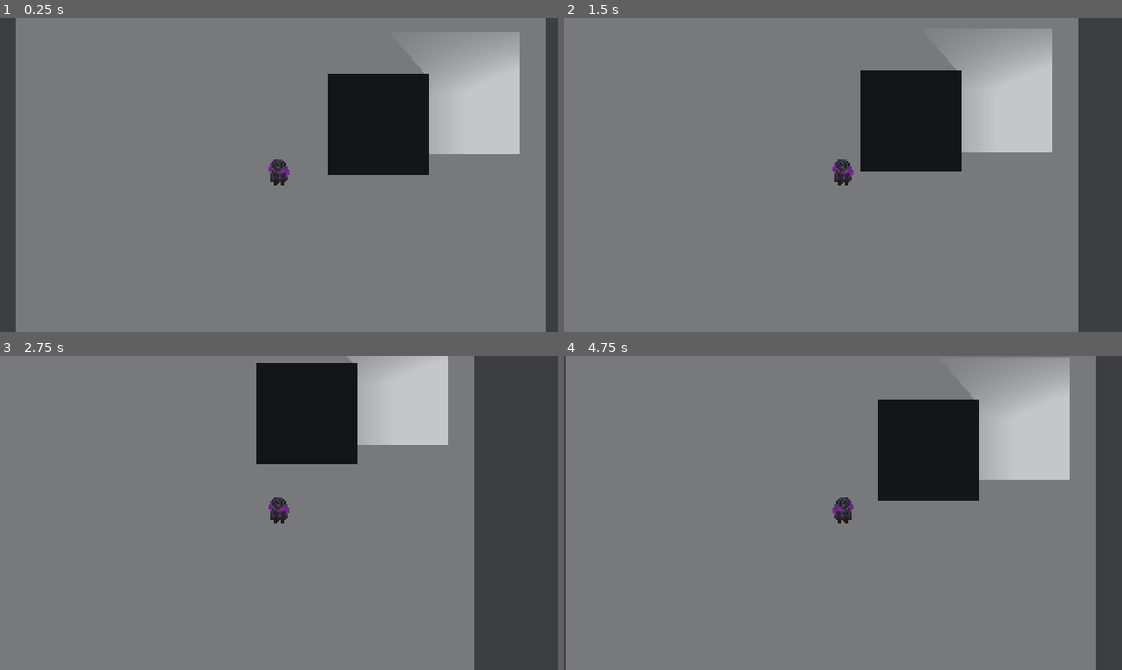
Above: before the commit, frames 1-4 (two rows, left to right).
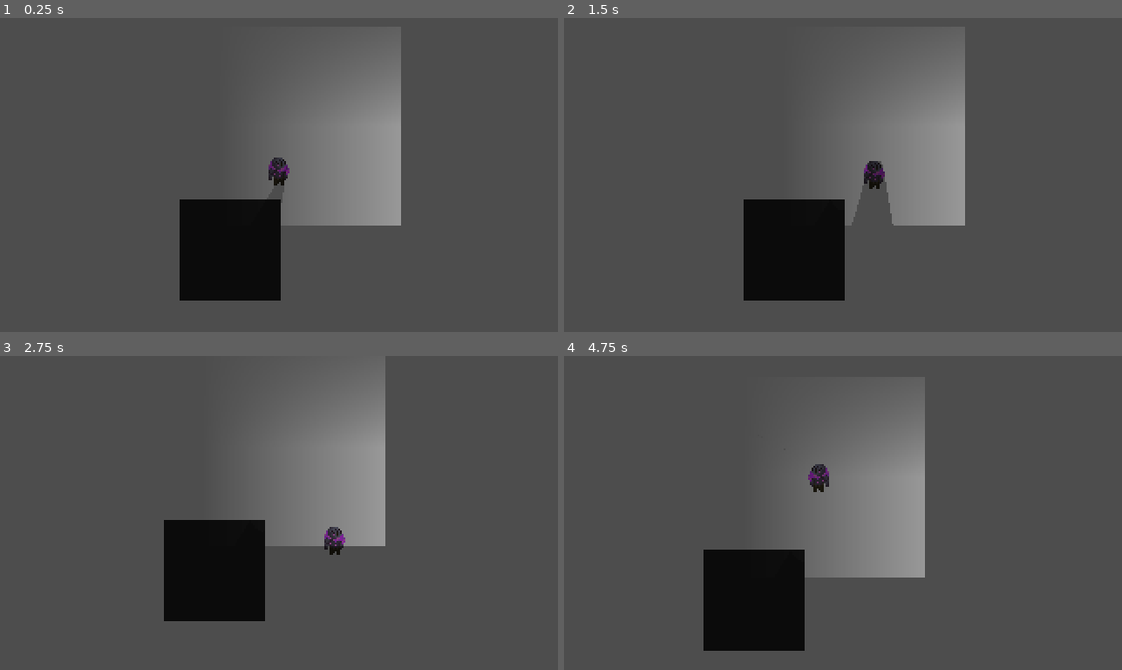
Above: after the commit, the same moments.

Repository: SimchadeLange/GamepieGamejam
Game: Godot game, scene res://scenes/main.tscn
Two runs of this game, one before a commit and one after it. Both use one fixed random seed, a clock stepped at 60 frames per second and the inputs below.
Inputs:
- Up to frame 1 (0.25 s): no input
- Up to frame 2 (1.5 s): tap Enter (ui_accept) at 0.5, 0.77 s; hold Right (move_right) 0.53-1.28 s; hold Down (move_down) from 1.28 s (still down)
- Up to frame 3 (2.75 s): tap Enter (ui_accept) at 1.52 s; release Down (move_down) at 2.03 s; hold Right (move_right) from 2.03 s (still down)
- Up to frame 4 (4.75 s): release Right (move_right) at 2.78 s; hold Up (move_up) 2.78-3.53 s; tap Enter (ui_accept) at 3.02, 3.77, 4.52 s; hold Left (move_left) from 3.53 s (still down)

The runs differ from the first frame. In frame 1, 89% of the frame differs, in the area x 2-98%, y 0-100%; in frame 2, 89%; in frame 3, 80%; in frame 4, 88%.
Error before the commit: Parse Error: Expected variable name after "var". (res://scripts/player/player_health.gd:3)

Commit message:
made better components for health and hitbox, made ilde animation for player, playing with light right now

Diff:
--- a/game_jam_00/project.godot
+++ b/game_jam_00/project.godot
@@ -21,8 +21,6 @@
 window/size/viewport_height=180
 window/size/resizable=false
 window/stretch/mode="viewport"
-window/stretch/aspect="keep_width"
-window/stretch/scale_mode="integer"
 
 [input]
 
@@ -51,6 +49,14 @@
 ]
 }
 
+[layer_names]
+
+2d_physics/layer_1="world"
+2d_physics/layer_2="player"
+2d_physics/layer_3="player_attack"
+2d_physics/layer_4="enemy"
+2d_physics/layer_5="enemy_attack"
+
 [physics]
 
 3d/physics_engine="Jolt Physics"
--- a/game_jam_00/scenes/building_00.tscn
+++ b/game_jam_00/scenes/building_00.tscn
@@ -7,6 +7,7 @@
 polygon = PackedVector2Array(-29, -29, 29, -29, 29, -29, 29, 29, -29, 29)
 
 [node name="Building_00" type="StaticBody2D" unique_id=782825066]
+collision_mask = 0
 
 [node name="ColorRect" type="ColorRect" parent="." unique_id=1005857304]
 offset_left = -29.0
--- a/game_jam_00/scenes/main.tscn
+++ b/game_jam_00/scenes/main.tscn
@@ -10,10 +10,6 @@
 
 [node name="Main" type="Node2D" unique_id=1317248791]
 
-[node name="Player" parent="." unique_id=291136771 instance=ExtResource("1_o5qli")]
-
-[node name="Camera2D" type="Camera2D" parent="Player" unique_id=854447935]
-
 [node name="ColorRect" type="ColorRect" parent="." unique_id=747022573]
 offset_left = -151.0
 offset_top = -152.0
@@ -22,15 +18,18 @@
 color = Color(0.60392326, 0.60392326, 0.6039232, 1)
 
 [node name="Building_00" parent="." unique_id=1970538616 instance=ExtResource("2_0wfyh")]
-position = Vector2(57, -29)
+position = Vector2(55, 17)
 
 [node name="PointLight2D" type="PointLight2D" parent="." unique_id=702971460]
-position = Vector2(93, -47)
-scale = Vector2(0.3515625, 70.5)
+z_index = -1
+position = Vector2(102.00001, -54)
+scale = Vector2(0.41796875, 114.25)
+energy = 0.5
 shadow_enabled = true
 texture = SubResource("GradientTexture1D_jyhfs")
 
 [node name="Dark" type="CanvasLayer" parent="." unique_id=424566817]
+visible = false
 
 [node name="ColorRect2" type="ColorRect" parent="Dark" unique_id=1209193094]
 anchors_preset = 15
@@ -39,3 +38,14 @@
 grow_horizontal = 2
 grow_vertical = 2
 color = Color(0.04293202, 0.06608497, 0.11890552, 0.23921569)
+
+[node name="Player" parent="." unique_id=291136771 instance=ExtResource("1_o5qli")]
+position = Vector2(83, -26)
+
+[node name="Camera2D" type="Camera2D" parent="Player" unique_id=854447935]
+drag_horizontal_enabled = true
+drag_vertical_enabled = true
+
+[node name="DirectionalLight2D" type="DirectionalLight2D" parent="." unique_id=1017291919]
+energy = 0.5
+blend_mode = 1
--- a/game_jam_00/scenes/player.tscn
+++ b/game_jam_00/scenes/player.tscn
@@ -1,36 +1,129 @@
 [gd_scene format=3 uid="uid://cll5o11denx7"]
 
 [ext_resource type="Script" uid="uid://bxnod8igdpq6p" path="res://scripts/player/player.gd" id="1_g2els"]
-[ext_resource type="Texture2D" uid="uid://blaf4h42ftb12" path="res://assets/player_temp.png" id="2_g2els"]
+[ext_resource type="Texture2D" uid="uid://dkhiagurhw5fw" path="res://assets/player.png" id="2_y4r1p"]
 [ext_resource type="Script" uid="uid://ctk743jn0ttiy" path="res://scripts/resources/statemachine/state_machine.gd" id="3_qhqgy"]
-[ext_resource type="Script" uid="uid://cduidw1kx75nu" path="res://scripts/player/player_health.gd" id="3_ur7pv"]
+[ext_resource type="Script" uid="uid://dkbomf5xkxumd" path="res://scripts/resources/health_component.gd" id="3_ur7pv"]
 [ext_resource type="Script" uid="uid://debfixgfwcphs" path="res://scripts/player/idle_state.gd" id="4_dqkch"]
+[ext_resource type="Script" uid="uid://bainvlpqjw1h3" path="res://scripts/resources/hitbox_component.gd" id="4_y4r1p"]
 [ext_resource type="Script" uid="uid://bugqq7br7b5rm" path="res://scripts/player/rolling_state.gd" id="5_qlg0r"]
 [ext_resource type="Script" uid="uid://8rm7xyjparas" path="res://scripts/resources/statemachine/state_debug_label.gd" id="6_tuyoq"]
 [ext_resource type="Script" uid="uid://cneafiljv3m33" path="res://scripts/player/dead_state.gd" id="7_smehm"]
 [ext_resource type="Script" uid="uid://4blfegepmauf" path="res://scripts/player/hit_state.gd" id="8_ur7pv"]
 
+[sub_resource type="OccluderPolygon2D" id="OccluderPolygon2D_5yfdf"]
+polygon = PackedVector2Array(2, -13, 3, -18, 5, -21, 11, -21, 13, -17, 14, -12, 11, -10, 5, -10)
+
 [sub_resource type="RectangleShape2D" id="RectangleShape2D_uxpb3"]
 size = Vector2(10, 12)
 
+[sub_resource type="RectangleShape2D" id="RectangleShape2D_5yfdf"]
+size = Vector2(10, 15)
+
+[sub_resource type="AnimationNodeAnimation" id="AnimationNodeAnimation_y4r1p"]
+animation = &"idle"
+
+[sub_resource type="AnimationNodeAnimation" id="AnimationNodeAnimation_d2wvv"]
+animation = &"walking"
+
+[sub_resource type="AnimationNodeStateMachineTransition" id="AnimationNodeStateMachineTransition_d2wvv"]
+advance_mode = 2
+
+[sub_resource type="AnimationNodeStateMachineTransition" id="AnimationNodeStateMachineTransition_3v2ag"]
+advance_mode = 2
+advance_expression = "dir"
+
+[sub_resource type="AnimationNodeStateMachineTransition" id="AnimationNodeStateMachineTransition_y4r1p"]
+advance_mode = 2
+advance_expression = "!dir"
+
+[sub_resource type="AnimationNodeStateMachine" id="AnimationNodeStateMachine_f1ej7"]
+states/idle/node = SubResource("AnimationNodeAnimation_y4r1p")
+states/idle/position = Vector2(341.66666, 99.11111)
+states/walking/node = SubResource("AnimationNodeAnimation_d2wvv")
+states/walking/position = Vector2(341.8889, 1.6666641)
+transitions = ["Start", "idle", SubResource("AnimationNodeStateMachineTransition_d2wvv"), "idle", "walking", SubResource("AnimationNodeStateMachineTransition_3v2ag"), "walking", "idle", SubResource("AnimationNodeStateMachineTransition_y4r1p")]
+graph_offset = Vector2(-275, -101)
+
+[sub_resource type="Animation" id="Animation_d2wvv"]
+length = 0.001
+tracks/0/type = "value"
+tracks/0/imported = false
+tracks/0/enabled = true
+tracks/0/path = NodePath("../Sprite2D:frame")
+tracks/0/interp = 1
+tracks/0/loop_wrap = true
+tracks/0/keys = {
+"times": PackedFloat32Array(0),
+"transitions": PackedFloat32Array(1),
+"update": 1,
+"values": [0]
+}
+
+[sub_resource type="Animation" id="Animation_3v2ag"]
+resource_name = "idle"
+length = 2.000008392938226
+loop_mode = 1
+step = 0.083333336
+tracks/0/type = "value"
+tracks/0/imported = false
+tracks/0/enabled = true
+tracks/0/path = NodePath("../Sprite2D:frame")
+tracks/0/interp = 1
+tracks/0/loop_wrap = true
+tracks/0/keys = {
+"times": PackedFloat32Array(-7.450581e-09, 0.33333334, 0.6666666, 1, 1.1666667, 1.3333334),
+"transitions": PackedFloat32Array(1, 1, 1, 1, 1, 1),
+"update": 1,
+"values": [0, 1, 2, 3, 4, 5]
+}
+
+[sub_resource type="Animation" id="Animation_jej6c"]
+resource_name = "walking"
+
+[sub_resource type="AnimationLibrary" id="AnimationLibrary_jej6c"]
+_data = {
+&"RESET": SubResource("Animation_d2wvv"),
+&"idle": SubResource("Animation_3v2ag"),
+&"walking": SubResource("Animation_jej6c")
+}
+
 [node name="Player" type="CharacterBody2D" unique_id=291136771 node_paths=PackedStringArray("p_sprite", "state_machine")]
 z_index = 1
+collision_layer = 2
+collision_mask = 17
 script = ExtResource("1_g2els")
 p_sprite = NodePath("Sprite2D")
 state_machine = NodePath("StateMachine")
 
+[node name="LightOccluder2D" type="LightOccluder2D" parent="." unique_id=268790705]
+visibility_layer = 0
+position = Vector2(-8, 11)
+occluder = SubResource("OccluderPolygon2D_5yfdf")
+
 [node name="Sprite2D" type="Sprite2D" parent="." unique_id=846788843]
-texture = ExtResource("2_g2els")
+texture = ExtResource("2_y4r1p")
 offset = Vector2(0, -2)
+hframes = 6
+frame = 5
 
 [node name="CollisionShape2D" type="CollisionShape2D" parent="." unique_id=220740742]
 visible = false
 position = Vector2(0, -1)
 shape = SubResource("RectangleShape2D_uxpb3")
 
-[node name="Damageable" type="Node" parent="." unique_id=1700459083 node_paths=PackedStringArray("character")]
+[node name="HealthComponent" type="Node" parent="." unique_id=385533668]
 script = ExtResource("3_ur7pv")
-character = NodePath("..")
+
+[node name="HitboxComponent" type="Area2D" parent="." unique_id=1309587535]
+collision_layer = 2
+collision_mask = 0
+script = ExtResource("4_y4r1p")
+
+[node name="CollisionShape2D" type="CollisionShape2D" parent="HitboxComponent" unique_id=1466674768]
+visible = false
+position = Vector2(0, -1.5)
+shape = SubResource("RectangleShape2D_5yfdf")
 
 [node name="StateMachine" type="Node" parent="." unique_id=1703812370 node_paths=PackedStringArray("character", "current_state")]
 script = ExtResource("3_qhqgy")
@@ -63,6 +156,15 @@
 script = ExtResource("8_ur7pv")
 can_move = false
 
+[node name="AnimationTree" type="AnimationTree" parent="." unique_id=1530141892]
+root_node = NodePath(".")
+tree_root = SubResource("AnimationNodeStateMachine_f1ej7")
+advance_expression_base_node = NodePath("..")
+anim_player = NodePath("AnimationPlayer")
+
+[node name="AnimationPlayer" type="AnimationPlayer" parent="AnimationTree" unique_id=1423208269]
+libraries/ = SubResource("AnimationLibrary_jej6c")
+
 [node name="DebugState" type="Label" parent="." unique_id=824812807 node_paths=PackedStringArray("state_machine")]
 visible = false
 offset_right = 40.0
--- a/game_jam_00/scripts/player/player.gd
+++ b/game_jam_00/scripts/player/player.gd
@@ -12,8 +12,8 @@
 var can_move: bool = false
 var can_roll: bool = true
 
-
 func _physics_process(delta: float) -> void:
+	# Getting current state can_move bool
 	can_move = state_machine.current_state.can_move
 
 	# Direction input and movement handling
--- a/game_jam_00/scripts/player/player_health.gd
+++ /dev/null
@@ -1,7 +0,0 @@
-extends Damageable
-
-@export var
-
-
-func take_damage(amount: int) -> void:
-	health -= amount
--- /dev/null
+++ b/game_jam_00/scripts/resources/attack.gd
@@ -0,0 +1,8 @@
+extends Node
+
+class_name Attack
+
+var attack_damage: int
+var attack_pos: Vector2
+var knockback_force: float
+var stun_duration: float
--- a/game_jam_00/scripts/resources/damageable.gd
+++ /dev/null
@@ -1,10 +0,0 @@
-extends Node
-
-class_name Damageable
-
-@export var character: PhysicsBody2D
-@export var health: int
-
-
-func take_damage(_amount: int) -> void:
-	pass
--- /dev/null
+++ b/game_jam_00/scripts/resources/health_component.gd
@@ -0,0 +1,14 @@
+extends Node
+
+class_name HealthComponent
+
+@export var health: int
+signal on_damage(attack: Attack)
+signal on_death
+
+func damage(attack: Attack) -> void:
+	health -= attack.attack_damage
+	if health > 0:
+		on_damage.emit(attack)
+	else:
+		on_death.emit()
--- /dev/null
+++ b/game_jam_00/scripts/resources/hitbox_component.gd
@@ -0,0 +1,9 @@
+extends Area2D
+
+class_name HitboxComponent
+
+@export var health_component: HealthComponent
+
+func damage(attack: Attack) -> void:
+	if health_component:
+		health_component.damage(attack)
Binary file added: game_jam_00/assets/player.png
Not shown, added: game_jam_00/assets/player.png.import
Binary file changed: game_jam_00/assets/player_temp.png
Not shown, removed: game_jam_00/scripts/player/player_health.gd.uid
Not shown, added: game_jam_00/scripts/resources/attack.gd.uid
Renamed: game_jam_00/scripts/resources/damageable.gd.uid -> game_jam_00/scripts/resources/health_component.gd.uid
Not shown, added: game_jam_00/scripts/resources/hitbox_component.gd.uid
Not shown, added: assests/player.png
Not shown, added: assests/player_anim.ase
